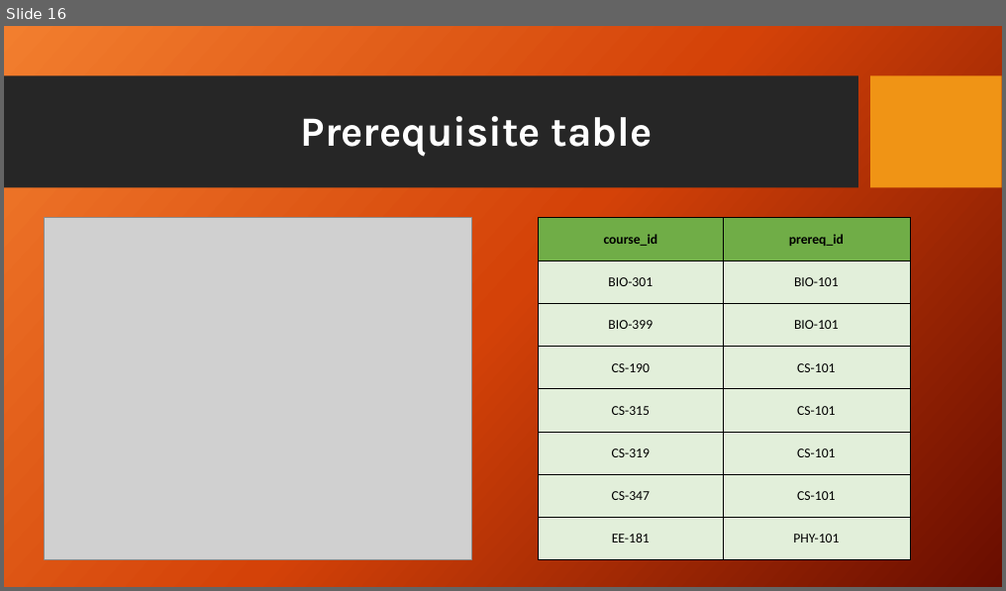
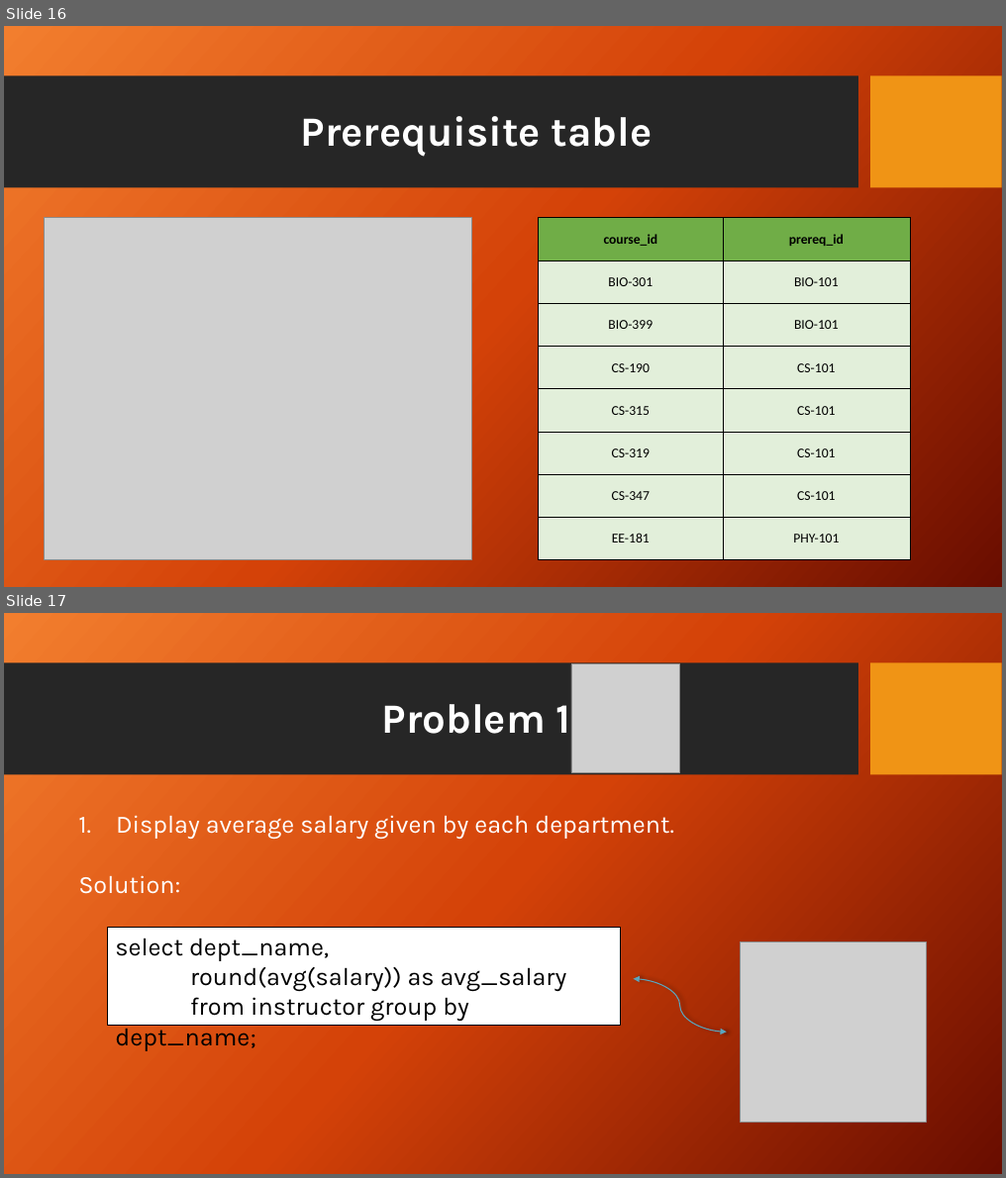
Before and after one commit to Antooo8/Antooo8, a slide deck: University Case study.pptx. Shown one above the other, each under a label of ours: slide 16 before the commit, slides 16 and 17 after it. The pictures are 1006x591 and 1006x1178 pixels, drawn with LibreOffice and Linux fonts; fonts in the diff are those of the drawing; grey boxes stand for pictures; background and template pictures are left out. Boxes give left, top, right and bottom in pixels: in the first picture for what was removed or moved away, otherwise in the second. Text is boxed around its words. In the diff, an @@ line names an element or a change of style, - is before the commit and + after.

```diff
--- a/University Case study.pptx
+++ b/University Case study.pptx
@@ slide 17 added at [4, 613, 1002, 1174], background picture (left out); not listed: 2 template elements that a slide beside it also shows @@
@@ picture added at [571, 664, 680, 773] @@
@@ text added at [382, 704, 571, 734], 40 pt, text #FFFFFF, bold @@
+Problem 1
@@ text added at [78, 815, 674, 894], 24 pt, text #FFFFFF @@
+1. Display average salary given by each department.
+Solution:
@@ rectangle added at [108, 928, 621, 1026], fill #FFFFFF, outline #000000 1 pt, 24 pt, text #000000 @@
+select dept_name,
+round(avg(salary)) as avg_salary
+from instructor group by dept_name;
@@ picture added at [741, 942, 927, 1122] @@
@@ curved double arrow added from (633, 979) to (727, 1032), #5AA6C0 1 pt @@
```
Also in this commit, not shown: 30 other slides added.
